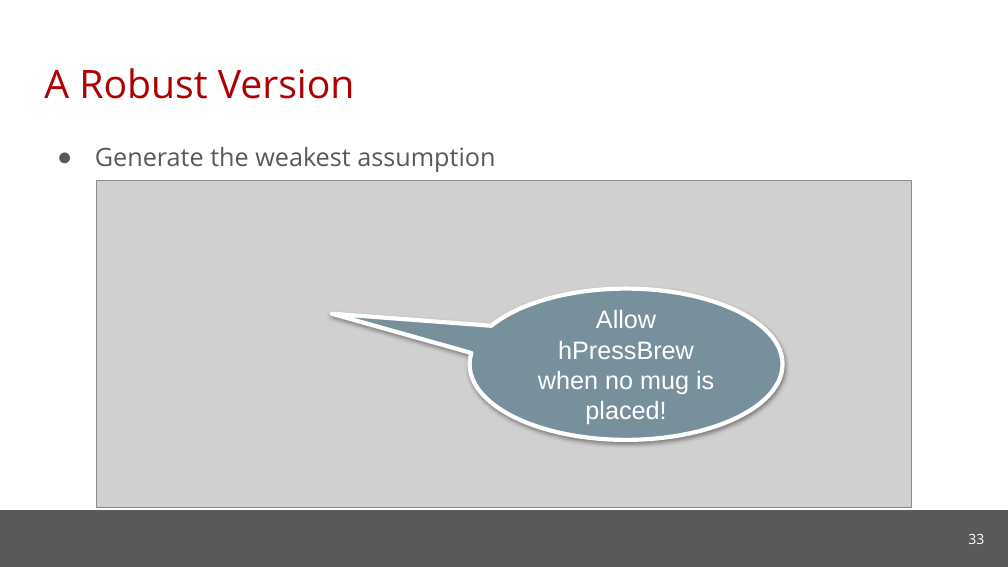
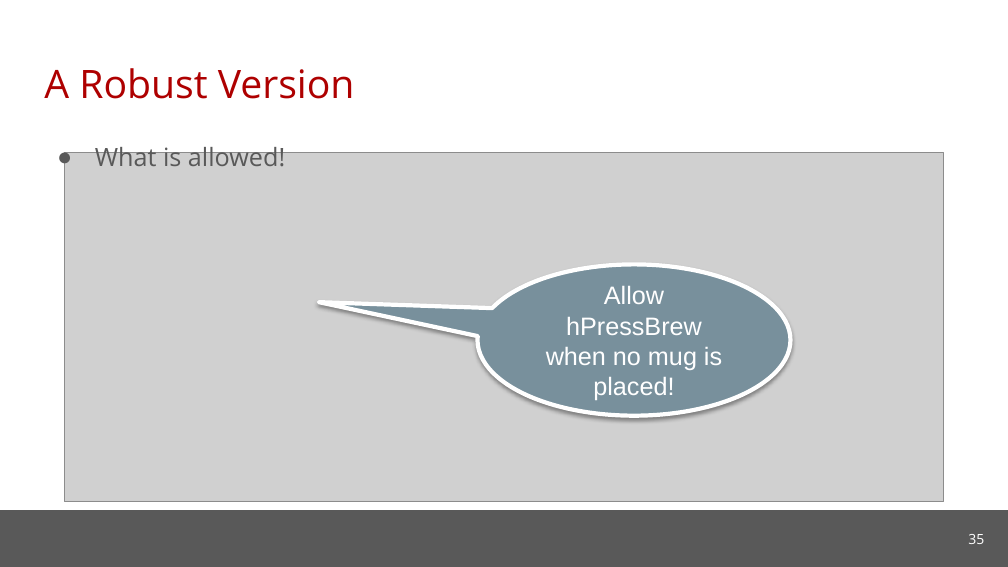
Before and after one commit to cmu-soda/Robustness, a slide deck: slide 35 of Robustness-SSSG.pptx (slide 33 before the commit). Drawn at 1008x567 pixels with LibreOffice and Linux fonts; fonts in the diff are those of the drawing; grey boxes stand for pictures; background and template pictures are left out. Boxes give left, top, right and bottom in pixels: in the first picture for what was removed or moved away, otherwise in the second. Text is boxed around its words. In the diff, an @@ line names an element or a change of style, - is before the commit and + after.

```diff
--- a/Robustness-SSSG.pptx
+++ b/Robustness-SSSG.pptx
@@ text at [95, 143, 285, 166]: text changed @@
-● Generate the weakest assumption
+● What is allowed!
@@ picture: place and size @@
-picture at [97, 180, 912, 507]
+picture at [65, 152, 943, 502]
@@ speech bubble "Allow hPressBrew when no mug ...": place and size @@
-speech bubble "Allow hPressBrew when no mug ..." at [470, 288, 783, 439]
+speech bubble "Allow hPressBrew when no mug ..." at [478, 264, 791, 415]
@@ speech bubble "Allow hPressBrew when no mug ..." at [478, 264, 791, 415]: proportions changed @@
@@ page number at [968, 534, 984, 544]: text changed @@
-33
+35
```
Also in this commit, not shown: 8 other slides changed, 4 slides added, 1 slide removed.
